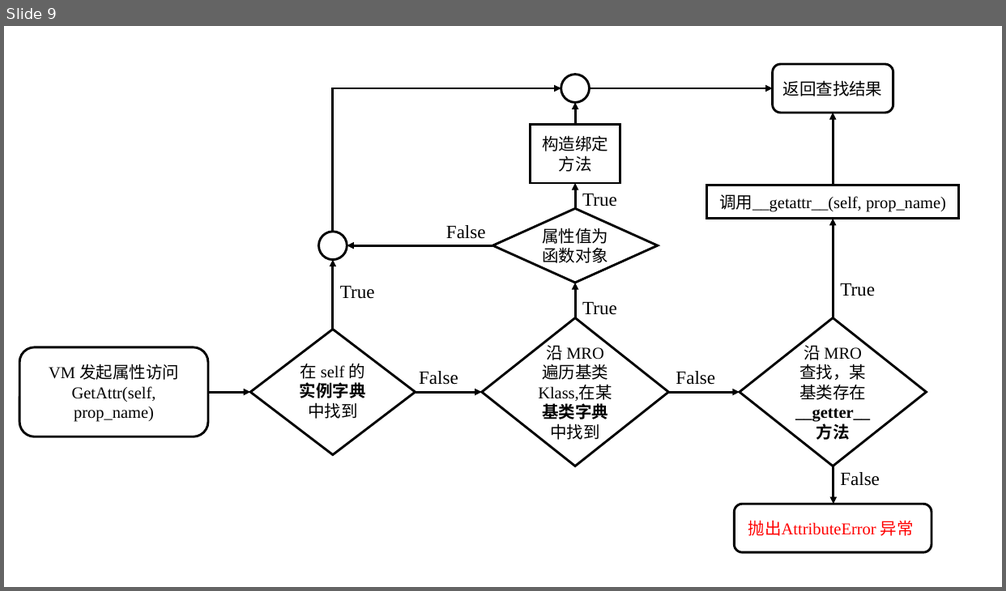
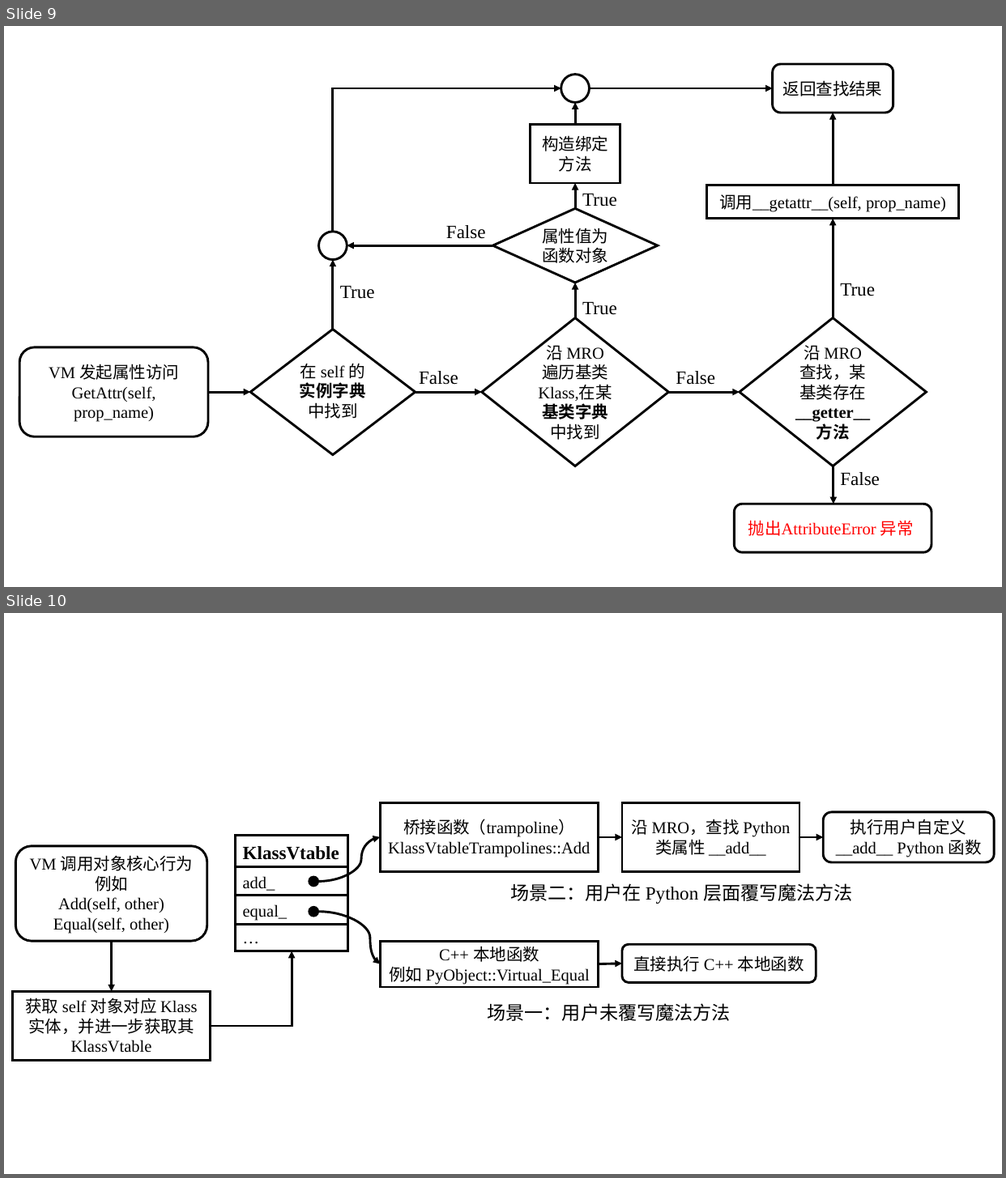
Before and after one commit to WU-SUNFLOWER/S.A.A.U.S.O, a slide deck: docs/thesis/pictures.pptx. Shown one above the other, each under a label of ours: slide 9 before the commit, slides 9 and 10 after it. The pictures are 1006x591 and 1006x1178 pixels, drawn with LibreOffice and Linux fonts; fonts in the diff are those of the drawing. Boxes give left, top, right and bottom in pixels: in the first picture for what was removed or moved away, otherwise in the second. Text is boxed around its words. In the diff, an @@ line names an element or a change of style, - is before the commit and + after.

```diff
--- a/docs/thesis/pictures.pptx
+++ b/docs/thesis/pictures.pptx
@@ slide 10 added at (x1=4, y1=613, x2=1002, y2=1174), background #CAEACE @@
@@ rounded rectangle added at (x1=16, y1=846, x2=207, y2=942), outline #000000 2.25 pt, 16 pt, text #000000 @@
+VM 调用对象核心行为
+例如
+Add(self, other)
+Equal(self, other)
@@ curved arrow added from (319, 882) to (380, 837), #000000 2.25 pt @@
@@ ellipse added at (x1=308, y1=875, x2=319, y2=887), fill #000000 @@
@@ group added at (x1=380, y1=803, x2=994, y2=904): 2 rectangles, 2 arrows, 1 rounded rectangle, 1 text @@
+桥接函数（trampoline）
+KlassVtableTrampolines::Add
+执行用户自定义 __add__ Python 函数
+沿 MRO，查找 Python 类属性 __add__
+场景二：用户在 Python 层面覆写魔法方法
@@ group added at (x1=236, y1=835, x2=348, y2=952): 4 texts, 3 lines, 1 rectangle @@
+KlassVtable
+add_
+equal_
+…
@@ ellipse added at (x1=308, y1=906, x2=319, y2=918), fill #000000 @@
@@ curved arrow added from (319, 912) to (381, 964), #000000 2.25 pt @@
@@ arrow added from (112, 941) to (112, 992), #000000 2.25 pt @@
@@ elbow arrow added from (211, 1026) to (292, 952), #000000 2.25 pt @@
@@ rectangle added at (x1=381, y1=941, x2=599, y2=987), outline #000000 2.25 pt, 16 pt, text #000000 @@
+C++ 本地函数
+例如 PyObject::Virtual_Equal
@@ rounded rectangle added at (x1=622, y1=944, x2=816, y2=983), outline #000000 2.25 pt, 16 pt, text #000000 @@
+直接执行 C++ 本地函数
@@ arrow added from (599, 964) to (622, 964), #000000 2.25 pt @@
@@ rectangle added at (x1=12, y1=992, x2=211, y2=1061), outline #000000 2.25 pt, 16 pt, text #000000 @@
+获取 self 对象对应 Klass 实体，并进一步获取其 KlassVtable
@@ text added at (x1=488, y1=1003, x2=731, y2=1021), 18 pt, text #000000 @@
+场景一：用户未覆写魔法方法
```
Also in this commit, not shown: 3 other files.
